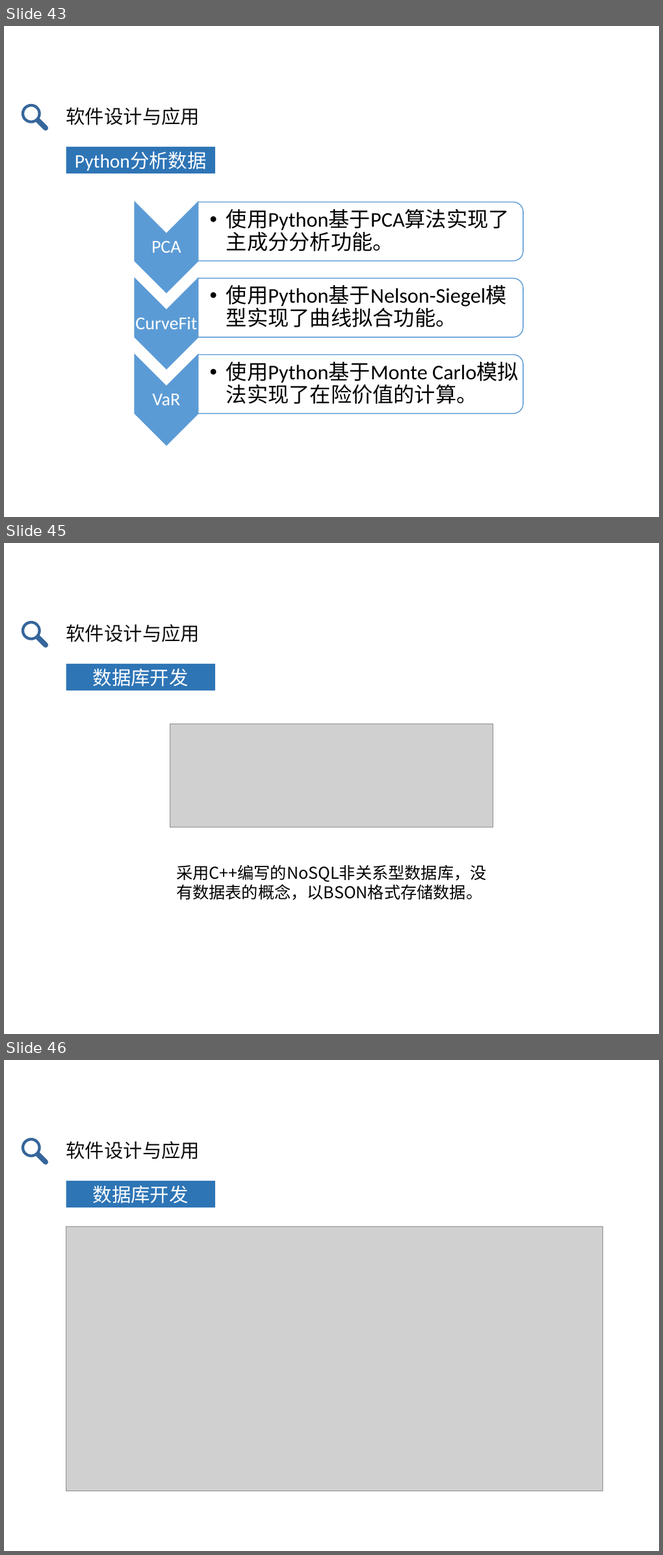
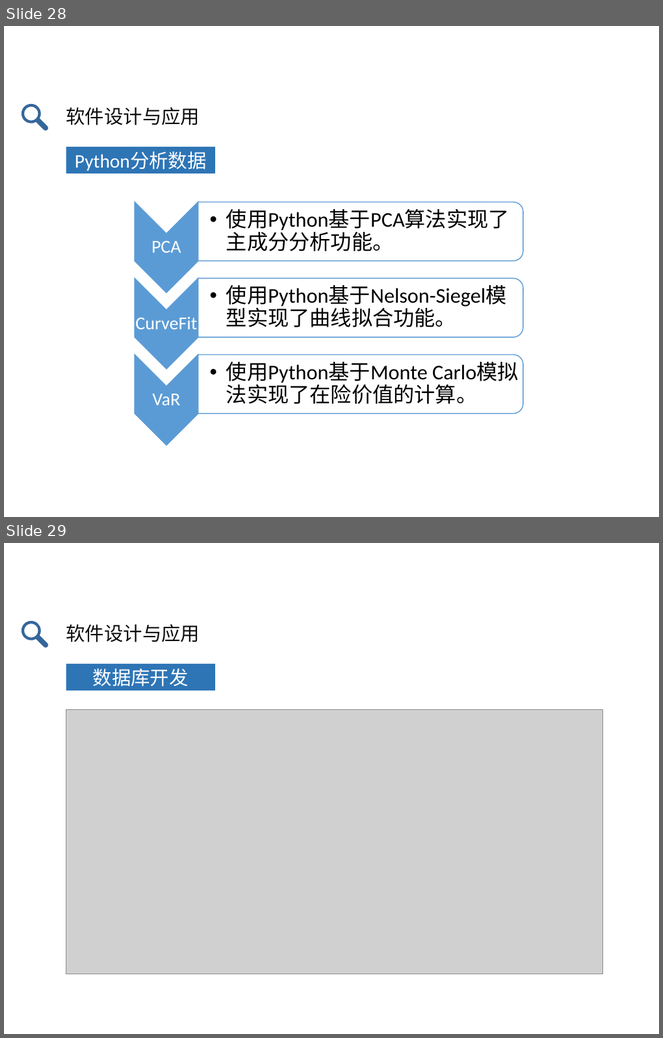
Before and after one commit to zhongdeming428/graduation-design, a slide deck: 阶段性报告/毕设答辩.pptx. Shown one above the other, each under a label of ours: slides 43, 45 and 46 before the commit, slides 28 and 29 after it; the slides between them are not shown. The pictures are 663x1555 and 663x1038 pixels, drawn with LibreOffice and Linux fonts; fonts in the diff are those of the drawing; grey boxes stand for pictures. Boxes give left, top, right and bottom in pixels: in the first picture for what was removed or moved away, otherwise in the second. Text is boxed around its words. In the diff, an @@ line names an element or a change of style, - is before the commit and + after.

```diff
--- a/阶段性报告/毕设答辩.pptx
+++ b/阶段性报告/毕设答辩.pptx
@@ slide 45 removed at box(4, 543, 659, 1034), background #FFFFFF @@
@@ freeform shape removed at box(20, 620, 49, 648) @@
@@ text removed at box(66, 624, 200, 642) @@
-软件设计与应用
@@ rectangle removed at box(66, 663, 216, 691) @@
-数据库开发
@@ picture removed at box(170, 724, 493, 827) @@
@@ text removed at box(176, 865, 487, 901) @@
-采用C++编写的NoSQL非关系型数据库，没有数据表的概念，以BSON格式存储数据。
@@ what was slide 43 is now slide 28 @@
@@ what was slide 46 is now slide 29 @@
```
Also in this commit, not shown: 7 slides changed, 17 other slides removed, 2 other files.
